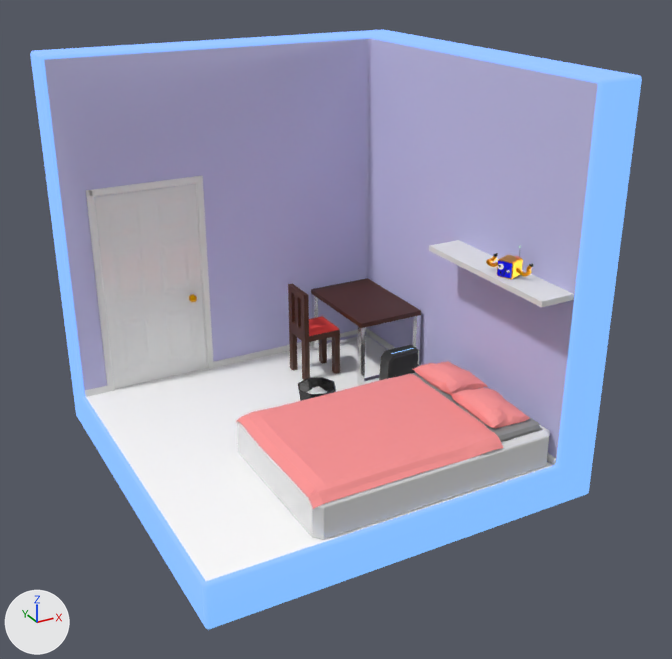
Two versions of the glTF model build copy/glbs/CozyRoom_1.glb, one commit apart.
The view is the same before and after, from a 50 mm camera at (-2.07, -4.14, 1.64) aimed at (0.19, -0.04, -0.41). The axes (+X, +Y, +Z) are drawn at lower left. The lights are the same throughout. Where no turn or scale is listed for an object, it has been applied to the vertices. Vertices at the same position are counted once.
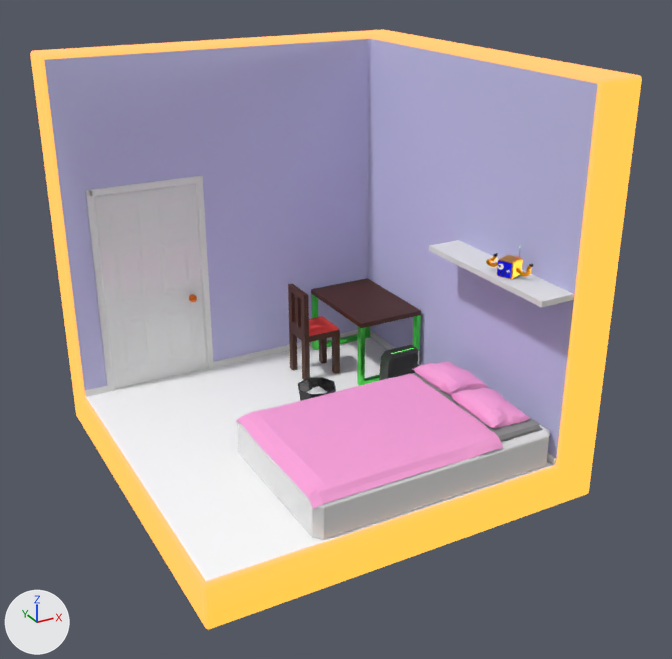
The change, as a list of edits to the scene's bpy script:
```text
Add mat_wall_background_5:
    mat_wall_background_5 = principled_material('Wall Background 5')
    mat_wall_background_5.base_color = (0.8, 0.000517, 0.204)  # pink #e7027d
    mat_wall_background_5.roughness = 1.0
    mat_wall_background_5.emission_color = (1.0, 0.611, 0.0)  # yellow #ffcd00
    mat_wall_background_5.emission_strength = 1.0
Add mat_green_metal:
    mat_green_metal = principled_material('Green Metal')
    mat_green_metal.base_color = (0.102, 0.8, 0.102)  # green #5ae75a
    mat_green_metal.metallic = 1.0
    mat_green_metal.roughness = 0.285
Add mat_pillow_texture_pink:
    mat_pillow_texture_pink = principled_material('Pillow Texture Pink')
    mat_pillow_texture_pink.base_color = (1.0, 0.374, 0.728)  # pink #ffa5de
    mat_pillow_texture_pink.roughness = 0.688
Change me_plane:
    where me_plane.from_pydata(...)  # 1089 vertices, 2048 faces; spans x -0.567..0.522, y -0.475..0.472, z -0.162..-0.08
    remove me_plane.materials.append(mat_pillow_texture_red)  # pink #ff9695
    add me_plane.materials.append(mat_pillow_texture_pink)  # pink #ffa5de
Change me_plane_113:
    where me_plane_113.from_pydata(...)  # 450 vertices, 900 faces; spans x -0.122..0.137, y -0.193..0.191, z -0.038..0.064
    remove me_plane_113.materials.append(mat_pillow_texture_red)  # pink #ff9695
    add me_plane_113.materials.append(mat_pillow_texture_pink)  # pink #ffa5de
Change me_plane_001:
    where me_plane_001.from_pydata(...)  # 450 vertices, 900 faces; spans x -0.112..0.098, y -0.166..0.176, z -0.064..0.06
    remove me_plane_001.materials.append(mat_pillow_texture_red)  # pink #ff9695
    add me_plane_001.materials.append(mat_pillow_texture_pink)  # pink #ffa5de
Change me_cube_005:
    where me_cube_005.from_pydata(...)  # 40 vertices, 76 faces; spans x -0.165..0.266, y -0.633..0.022, z -0.265..0.159
    used by ob_cube_015; location = (0.714, 0.935, -0.734)
    me_cube_005 part 1: all 64 faces that had it switch from mat_basic_metal (white #e7e7e7) to mat_green_metal (green #5ae75a)
Change me_cube_024:
    where me_cube_024.from_pydata(...)  # 255 vertices, 491 faces; spans x -1.0..1.26, y -1.0..1.26, z -1.26..1.0
    used by ob_cube_024; location = (0.0, 0.0, 0.0)
    me_cube_024 part 2: all 447 faces that had it switch from mat_wall_background_3 (blue #6f5ce7) to mat_wall_background_5 (pink #e7027d)
```

Changed parts and their boxes [x1, y1, x2, y2] in the pictures (672 x 659 px):
'Plane', recoloured: [236, 374, 503, 509] in both
'Plane.001', recoloured: [451, 388, 530, 428] in both
'Plane.083', recoloured: [413, 361, 489, 395] in both
part 1 of me_cube_005, recoloured (grey to green): [311, 294, 421, 386] in both
part 2 of me_cube_024, recoloured (blue to yellow): [30, 29, 642, 629] in both
